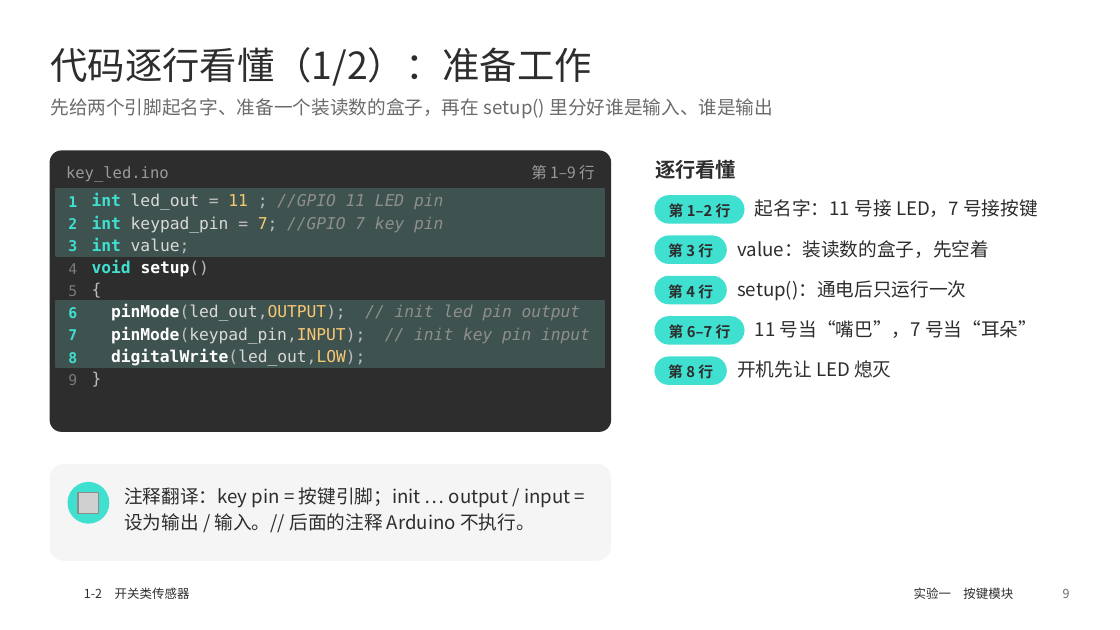
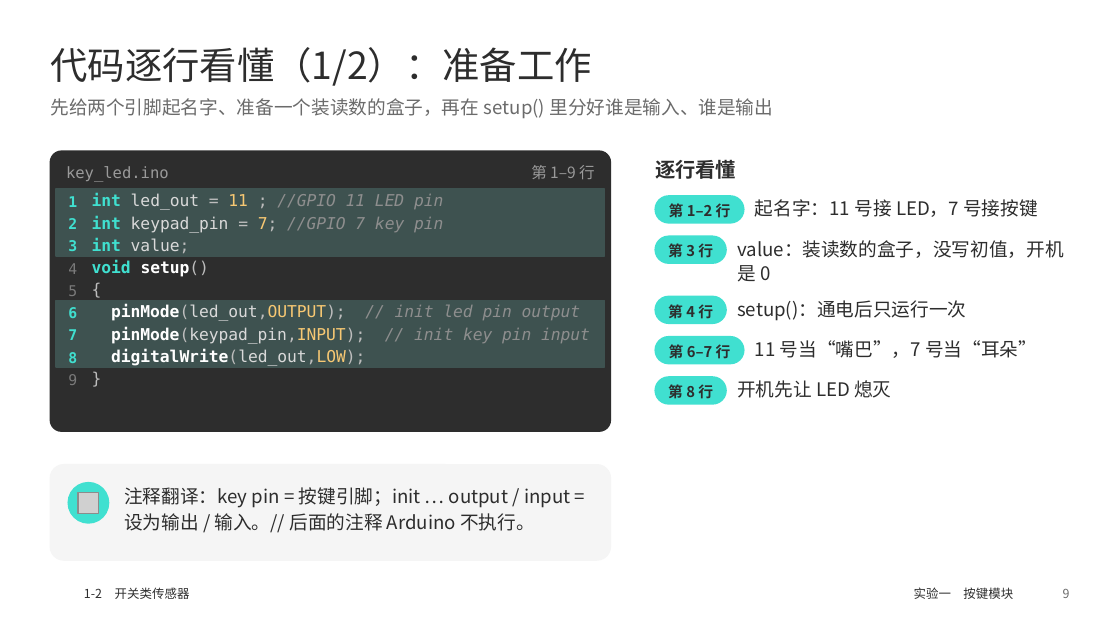
Before and after one commit to memoryzm214/Ericzm214, a slide deck: slide 9 of arduino-ppt/output/1-2_按键_触摸_限位_倾斜开关.pptx. Drawn at 1120x630 pixels with LibreOffice and Linux fonts; fonts in the diff are those of the drawing; grey boxes stand for pictures; background and template pictures are left out. Boxes give left, top, right and bottom in pixels: in the first picture for what was removed or moved away, otherwise in the second. Text is boxed around its words. In the diff, an @@ line names an element or a change of style, - is before the commit and + after.

```diff
--- a/arduino-ppt/output/1-2_按键_触摸_限位_倾斜开关.pptx
+++ b/arduino-ppt/output/1-2_按键_触摸_限位_倾斜开关.pptx
@@ text at (737,240,1063,282): text changed @@
-value：装读数的盒子，先空着
+value：装读数的盒子，没写初值，开机是 0
@@ 6 texts, 3 rounded rectangles: place and size @@
-6 texts, 3 rounded rectangles at (655,277,1037,384)
+6 texts, 3 rounded rectangles at (655,297,1037,404)
```
Also in this commit, not shown: 1 other slide changed, 14 other files.
